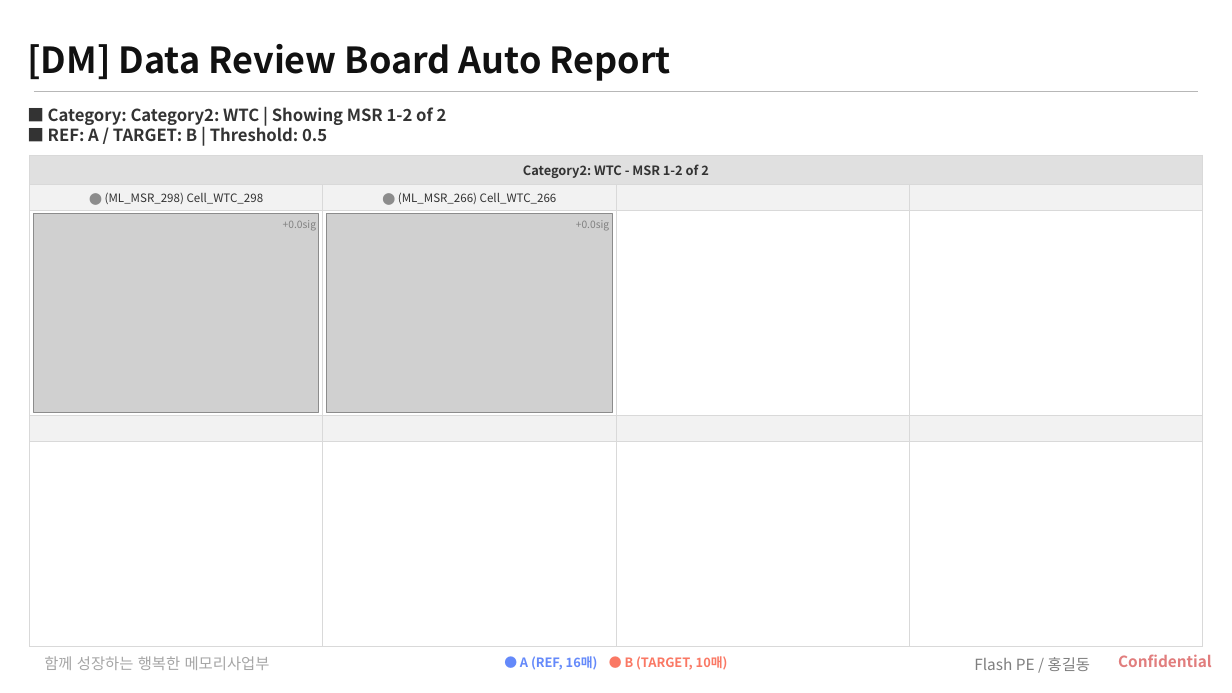
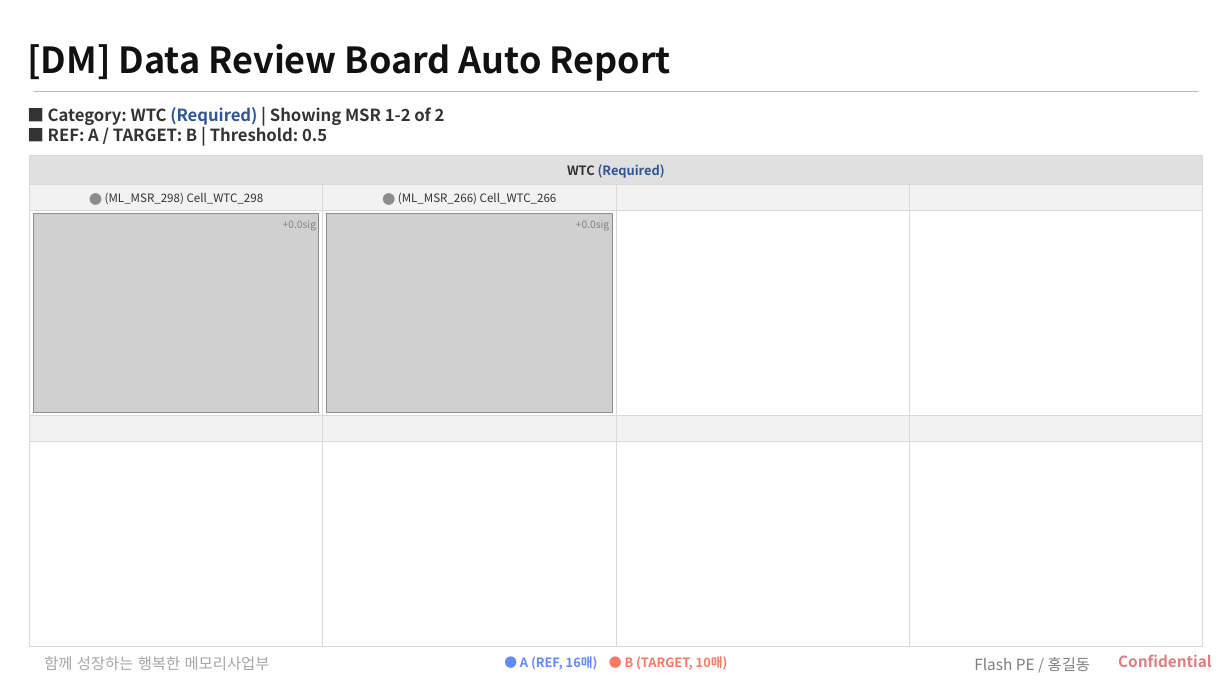
Before and after one commit to parktj4264/DRB-Code, a slide deck: slide 13 of output/sigma_summary_latest.pptx (slide 6 before the commit). Drawn at 1232x693 pixels with LibreOffice and Linux fonts; fonts in the diff are those of the drawing; grey boxes stand for pictures; background and template pictures are left out. Boxes give left, top, right and bottom in pixels: in the first picture for what was removed or moved away, otherwise in the second. Text is boxed around its words. In the diff, an @@ line names an element or a change of style, - is before the commit and + after.

```diff
--- a/output/sigma_summary_latest.pptx
+++ b/output/sigma_summary_latest.pptx
@@ text at (48, 107, 445, 125): text changed @@
-■ Category: Category2: WTC | Showing MSR 1-2 of 2
+■ Category: WTC (Required) | Showing MSR 1-2 of 2
@@ table at (30, 155, 1202, 647) @@
-row 1, column 1: Category2: WTC - MSR 1-2 of 2
+row 1, column 1: WTC (Required)
```
Also in this commit, not shown: 4 other slides changed, 10 slides added, 23 other files.
